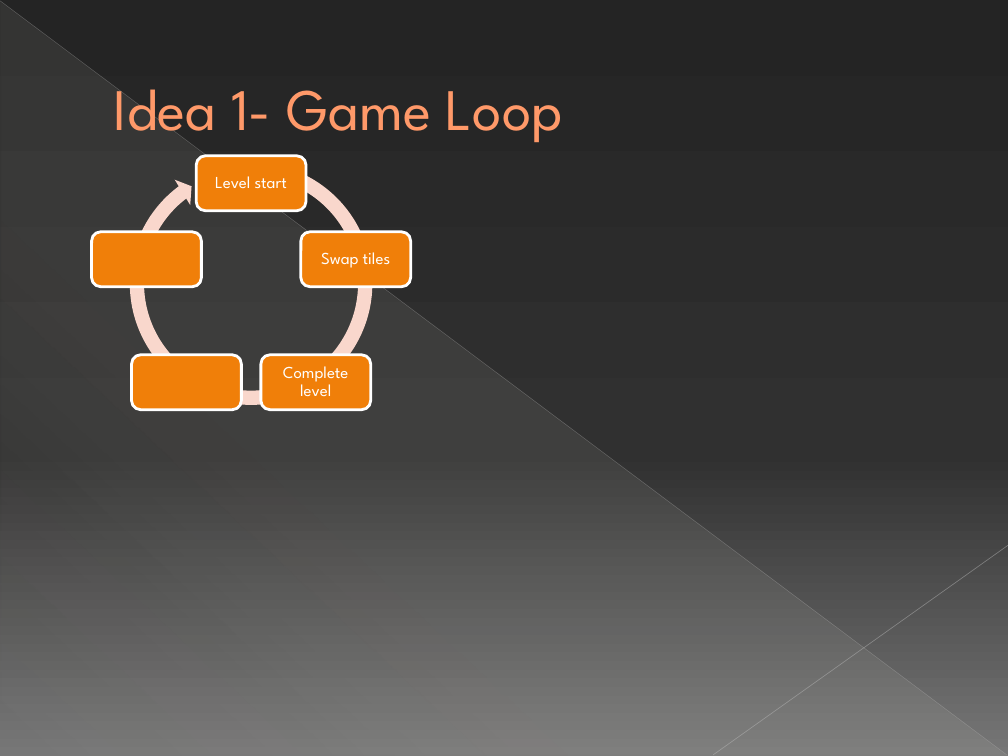
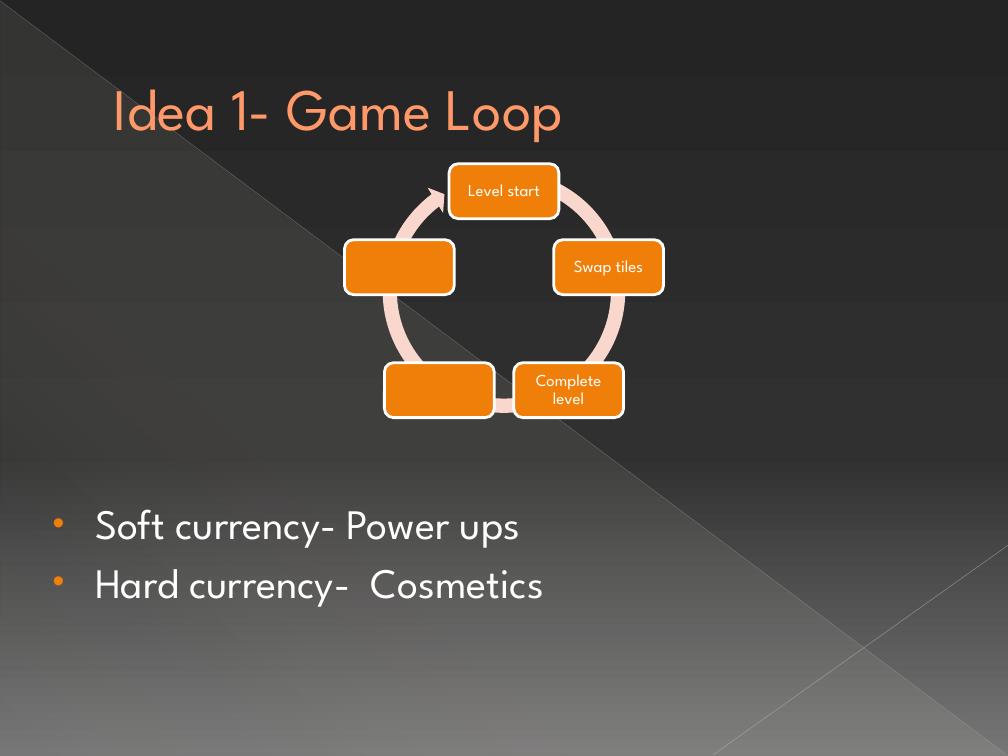
Before and after one commit to UoSGroupProjects1718/level-6-l6-group-1, a slide deck: slide 5 of L6 Group-1 Pitch 1.pptx. Drawn at 1008x756 pixels with LibreOffice and Linux fonts; fonts in the diff are those of the drawing. Boxes give left, top, right and bottom in pixels: in the first picture for what was removed or moved away, otherwise in the second. Text is boxed around its words. In the diff, an @@ line names an element or a change of style, - is before the commit and + after.

Commit message:
Updated Powerpoint

```diff
--- a/L6 Group-1 Pitch 1.pptx
+++ b/L6 Group-1 Pitch 1.pptx
@@ 3 texts, 1 circular arrow: place and size @@
-3 texts, 1 circular arrow at box(122, 154, 390, 412)
+3 texts, 1 circular arrow at box(375, 162, 643, 420)
@@ rounded rectangle: place and size @@
-rounded rectangle at box(197, 156, 306, 211)
+rounded rectangle at box(450, 163, 559, 218)
@@ rounded rectangle: place and size @@
-rounded rectangle at box(300, 232, 410, 286)
+rounded rectangle at box(345, 240, 455, 294)
@@ rounded rectangle: place and size @@
-rounded rectangle at box(132, 355, 242, 409)
+rounded rectangle at box(553, 240, 663, 294)
@@ rounded rectangle: place and size @@
-rounded rectangle at box(261, 355, 371, 409)
+rounded rectangle at box(384, 363, 494, 417)
@@ rounded rectangle: place and size @@
-rounded rectangle at box(92, 232, 202, 286)
+rounded rectangle at box(514, 363, 624, 417)
@@ text added at box(95, 509, 544, 607), 30 pt, text #FFFFFF @@
+• Soft currency- Power ups
+• Hard currency- Cosmetics
```
Also in this commit, not shown: 4 other slides changed.
